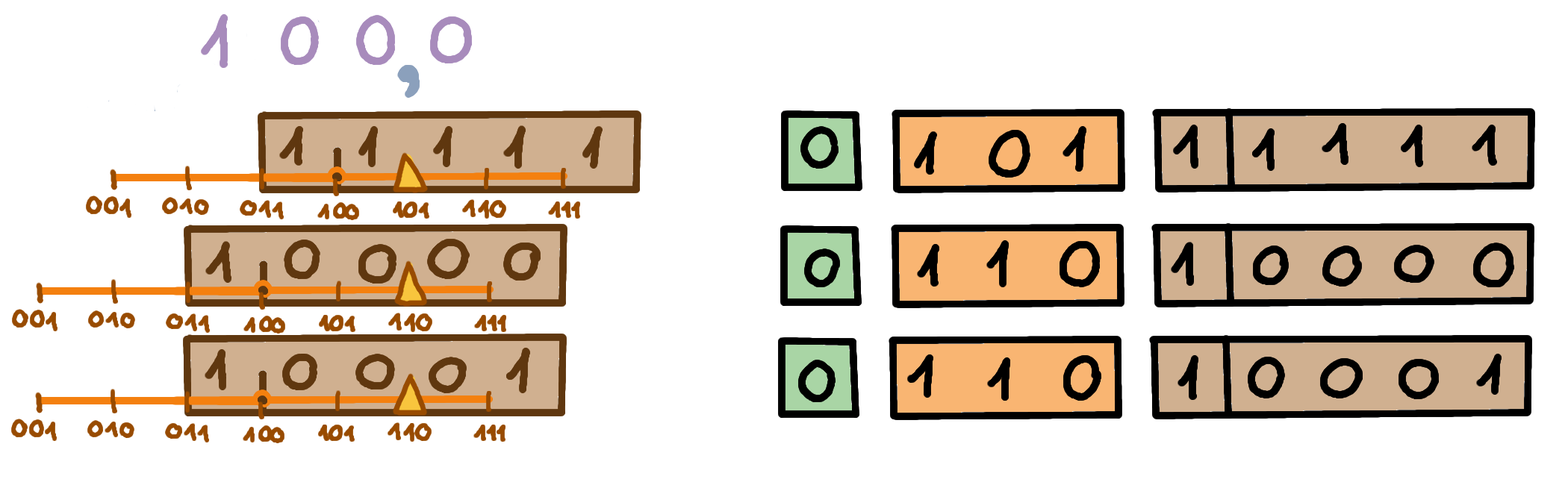
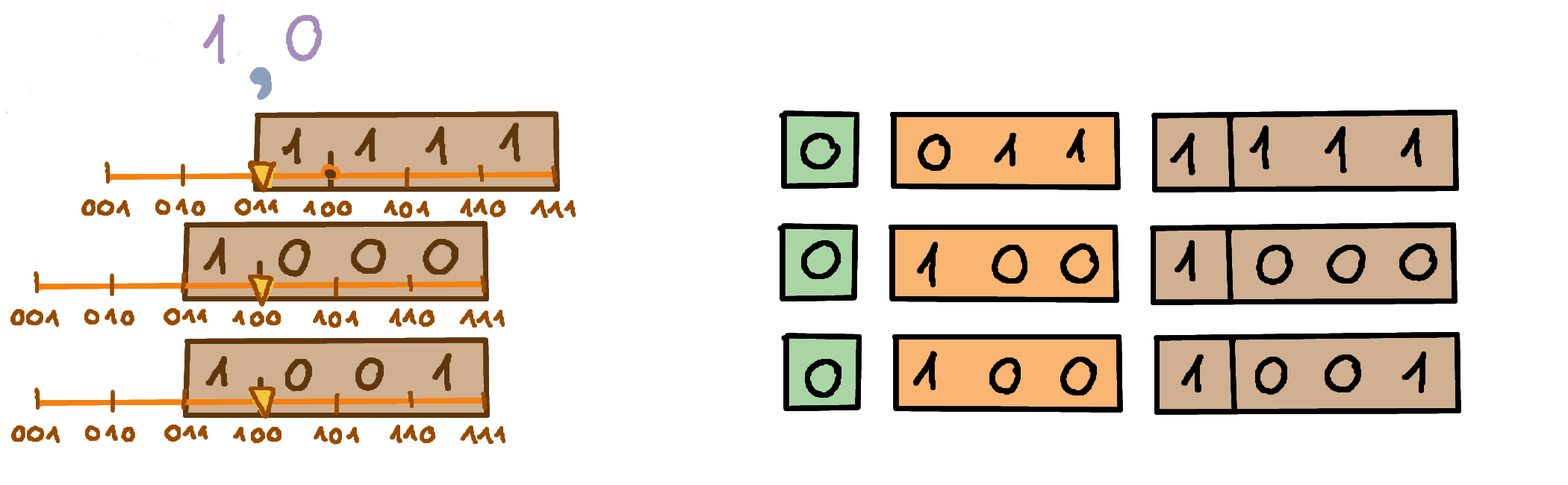
Revision of a layered 1568x485 image; what changed, layer by layer:
moved "Komma" above "Nachbarn1-5-2", painted on it over [5, 14, 420, 419]
added layer "Nachbarn1-4-3" above "Kasten5-2-P" over [203, 14, 1438, 398]
added layer "Kasten4-3-P" above "Kasten4-3-N" over [81, 111, 576, 219]
added layer "Kasten4-3-N" above "Kasten4-3-O" over [11, 337, 506, 446]
added layer "Kasten4-3-O" above "Nachbarn4" over [10, 221, 505, 329]
hid "Nachbarn4" over [200, 14, 1515, 416]
added layer "Speicher4-3-P #1" above "Speicher4-3-O" over [778, 109, 1459, 193]
added layer "Speicher4-3-O" above "Speicher4-3-P" over [777, 222, 1458, 306]
added layer "Speicher4-3-P" above "SpeicherN" over [781, 332, 1462, 416]
hid "SpeicherN" over [778, 335, 1533, 421]
hid "Speicher0", painted on it over [780, 223, 1535, 412]
hid "SpeicherP" over [781, 108, 1536, 194]
hid "KastenN" over [11, 333, 567, 444]
hid "Kasten0" over [11, 224, 568, 334]
hid "KastenP" over [85, 110, 642, 221]
